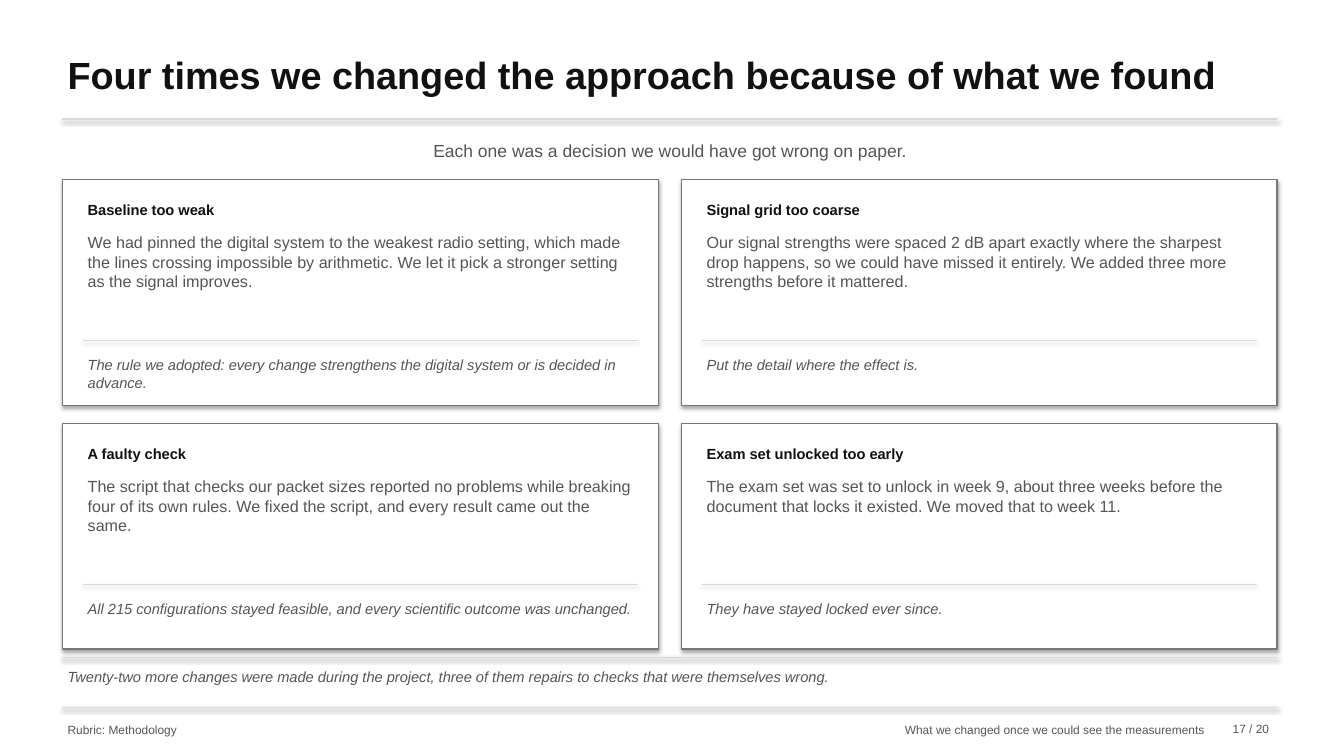
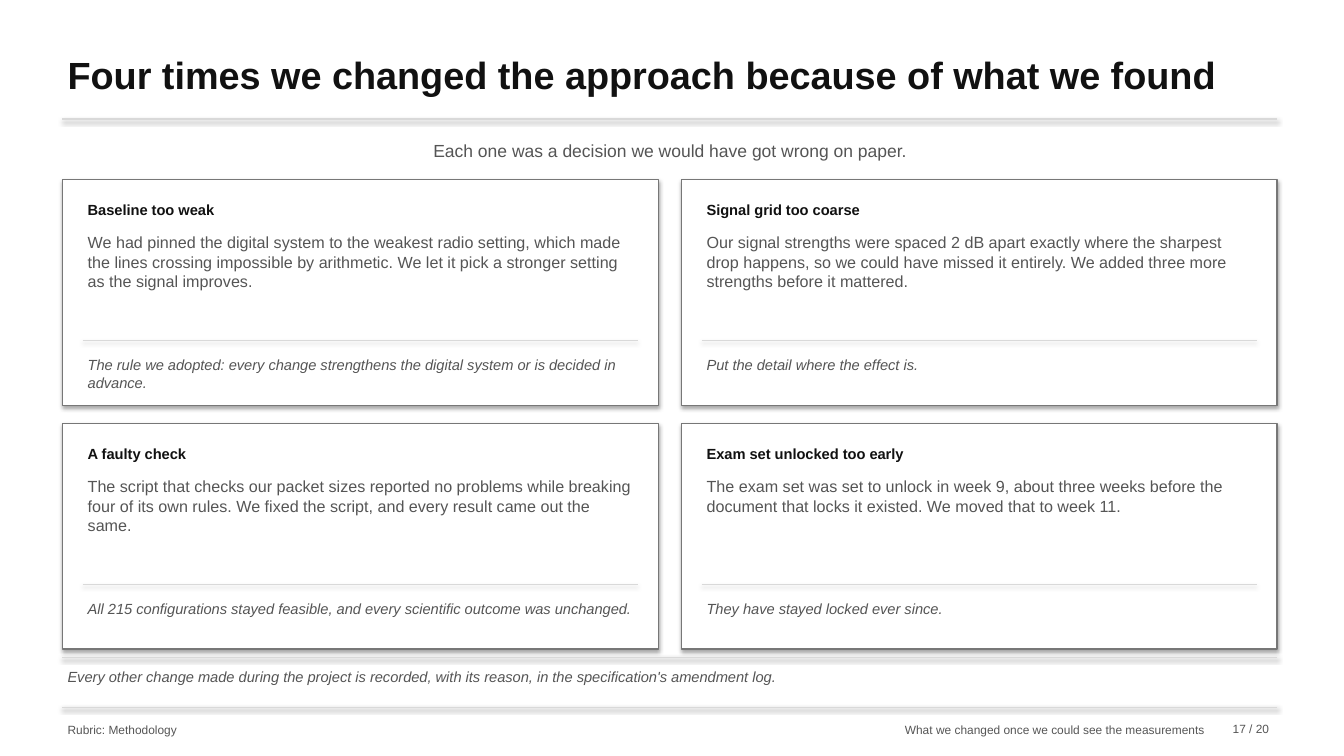
Before and after one commit to nxck2005/capstone, a slide deck: slide 17 of deliverables/review-2/semantic-communication-second-review.pptx. Drawn at 1344x756 pixels with LibreOffice and Linux fonts; fonts in the diff are those of the drawing. Boxes give left, top, right and bottom in pixels: in the first picture for what was removed or moved away, otherwise in the second. Text is boxed around its words. In the diff, an @@ line names an element or a change of style, - is before the commit and + after.

```diff
--- a/deliverables/review-2/semantic-communication-second-review.pptx
+++ b/deliverables/review-2/semantic-communication-second-review.pptx
@@ text at <box>68,671,776,685</box>: text changed @@
-Twenty-two more changes were made during the project, three of them repairs to checks that were themselves wrong.
+Every other change made during the project is recorded, with its reason, in the specification's amendment log.
```
Also in this commit, not shown: 8 other slides changed, 24 other files.
